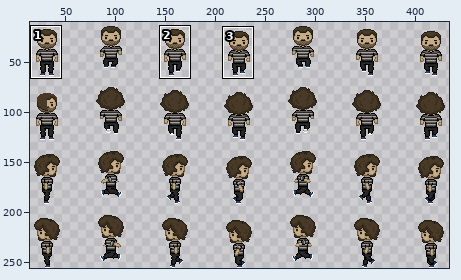
One commit to this sprite sheet: build/assets/ibrahim.png. Above, an overview of the earlier version with the close-up marked.
Close-up. The starting point:
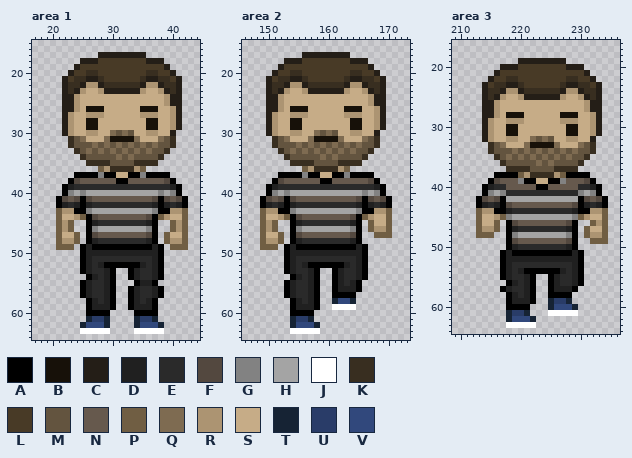
The file is 512x256 pixels. Colours within 5 levels of each other are drawn and written as one. Shown: area 1: x 17..44, y 15..64; area 2: x 146..173, y 15..64; area 3: x 209..236, y 16..64. The wide view leaves out empty margins. The commit also changed other parts of the picture, which this record leaves out.
Palette (. is transparent): A #000000  B #171109  C #241e17  D #202020  E #2a2a2a  F #53483f  G #828282  H #a4a4a4  J #ffffff  K #382e20  L #483a26  M #63543f  N #66594d  P #705e43  Q #7e6b51  R #ac9472  S #c6ac87  T #162334  U #293c68  V #31487c
After the commit:
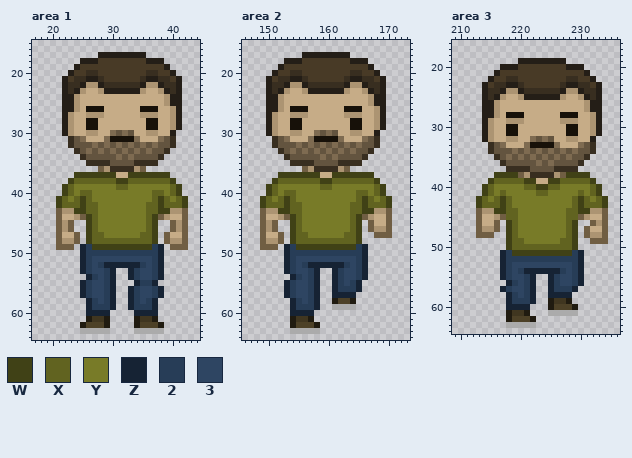
Colours new in this view: W #404116  X #616320  Y #787b28  Z #162334  2 #273d57  3 #2e4562
Change:
colour J: #ffffff -> #ababab
colour T: #162334 -> #201b10
colour U: #293c68 -> #403620
colour V: #31487c -> #4d4127
Changed rows in their new state; - is a pixel that keeps its letter.
Area 1:
first column x 21:
37 ---WWWWWWW--WWWWWWW---
38 --WXXXXXXXWWXXXXXXXW--
39 -WXYYYYYYYXXYYYYYYYXW-
40 -WXYXXYYYYYYYYYYXXYXW-
41 WXYXWXYYYYYYYYYYXWXYXW
42 WXXXWXXYYYYYYYYXXWXXXW
43 ---WWXXYYYYYYYYXXWW---
44 -----WXYYYYYYYYXW-----
45 -----WXYYYYYYYYXW-----
46 -----WXYYYYYYYYXW-----
47 -----WXXYYYYYYXXW-----
48 -----WXXXXXXXXXXW-----
49 ----Z2WWWWWWWWWW2Z----
50 ----Z222222222222Z----
51 ----Z233333333332Z----
52 ----Z232ZZZZZZ232Z----
53 ----Z2332Z--Z2332Z----
54 -----Z232Z--Z2332Z----
55 ----Z2332Z---Z22Z-----
56 ----Z2332Z--Z2332Z----
57 ----Z2332Z--Z2332Z----
58 -----Z232Z--Z232Z-----
59 -----Z222Z--Z222Z-----
60 -----ZZZZ----ZZZZ-----
Area 2:
first column x 149:
37 ---WWWWWWW--WWWWWWW---
38 --WXXXXXXXWWXXXXXXXW--
39 -WXYYYYYYYXXYYYYYYYXW-
40 -WXYXXYYYYYYYYYYXXYXW-
41 WXYXWXYYYYYYYYYYXWXYXW
42 WXXXWXXYYYYYYYYXXWXXXW
43 ---WWXXYYYYYYYYXXWW---
44 -----WXYYYYYYYYXW-----
45 -----WXYYYYYYYYXW-----
46 -----WXYYYYYYYYXW-----
47 -----WXXYYYYYYXXW-----
48 -----WXXXXXXXXXXW-----
49 ----Z2WWWWWWWWWW2Z----
50 ----Z222222222222Z----
51 ----Z233333333332Z----
52 ----Z232ZZZZZZ232Z----
53 ----Z2332Z--Z2332Z----
54 -----Z232Z--Z2332Z----
55 ----Z2332Z--Z232Z-----
56 ----Z2332Z--Z222Z-----
57 ----Z2332Z--ZZZZ------
58 -----Z232Z------------
59 -----Z222Z------------
60 -----ZZZZ-------------
Area 3:
first column x 213:
38 ---WWWW--------WWWW---
39 --WXXXXXWW--WWXXXXXW--
40 -WXYYYYYXXWWXXYYYYYXW-
41 -WXYXYYYYYXXYYYYYXYXW-
42 WXYXWXYYYYYYYYYYXWXYXW
43 WXXXWXYYYYYYYYYYXWXXXW
44 ---WWXXYYYYYYYYXXWW---
45 -----XXYYYYYYYYXX-----
46 -----WXYYYYYYYYXW-----
47 -----WXYYYYYYYYXW-----
48 -----WXYYYYYYYYXW-----
49 -----WXXYYYYYYXXW-----
50 -----WXXXXXXXXXXW-----
51 ----Z2WWWWWWWWWW2Z----
52 ----Z222222222222Z----
53 ----Z233333333332Z----
54 ----Z232ZZZZZZ232Z----
55 ----Z2332Z--Z2332Z----
56 -----Z232Z--Z2332Z----
57 ----Z2332Z--Z222Z-----
58 -----Z232Z--ZZZZ------
59 -----Z222Z------------
60 -----ZZZZ-------------
